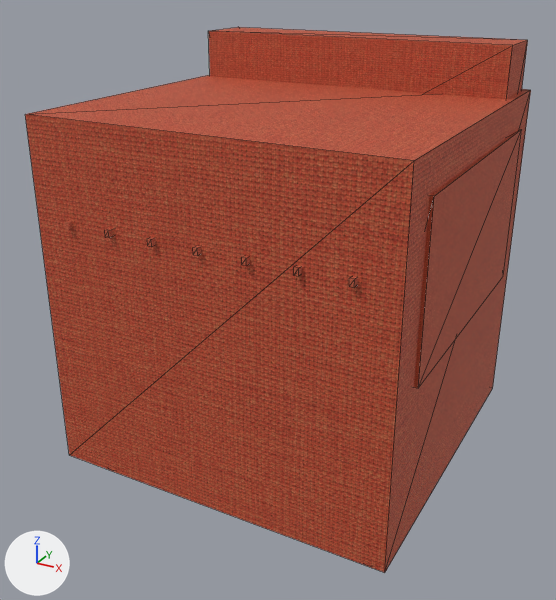
What one commit did to the glTF model assets/models/sofa.gltf.
One viewpoint serves both versions: a 50 mm camera at (0.967, -1.88, 0.842) aimed at (-0.029, -0.07, -0.063). The lights are fixed; the arrows at lower left show +X, +Y and +Z. The older version comes first. Mesh edges are drawn as thin lines on the coarser meshes.

Script lines for the objects in view, before the commit:
```python
me_sofa_accent_box = bpy.data.meshes.new('sofa_accent_box')
me_sofa_accent_box.from_pydata(...)  # a box spanning x -0.5..0.5, y -0.5..0.5, z -0.5..0.5
me_sofa_accent_box.materials.append(mat_accent)
me_sofa_base_box = bpy.data.meshes.new('sofa_base_box')
me_sofa_base_box.from_pydata(...)  # a box spanning x -0.5..0.5, y -0.5..0.5, z -0.5..0.5
me_sofa_base_box.materials.append(mat_base)
me_sofa_soft_box = bpy.data.meshes.new('sofa_soft_box')
me_sofa_soft_box.from_pydata(...)  # a box spanning x -0.5..0.5, y -0.5..0.5, z -0.5..0.5
me_sofa_soft_box.materials.append(mat_soft)
ob_armr = bpy.data.objects.new('armR', me_sofa_base_box)
ob_armr.parent = ob_sofa
ob_armr.location = (0.47, 0.0, 0.18)
ob_armr.scale = (0.08, 0.78, 0.45)
ob_body = bpy.data.objects.new('body', me_sofa_base_box)
ob_body.parent = ob_sofa
ob_body.location = (0.0, 0.0, 0.0)
ob_cushionl = bpy.data.objects.new('cushionL', me_sofa_accent_box)
ob_cushionl.parent = ob_sofa
ob_cushionl.location = (-0.24, 0.18, 0.28)
ob_cushionl.scale = (0.4, 0.18, 0.38)
ob_cushionr = bpy.data.objects.new('cushionR', me_sofa_soft_box)
ob_cushionr.parent = ob_sofa
ob_cushionr.location = (0.24, 0.18, 0.28)
ob_cushionr.scale = (0.4, 0.18, 0.38)
# also in view: 'back' at (0.0, 0.38, 0.35)
```
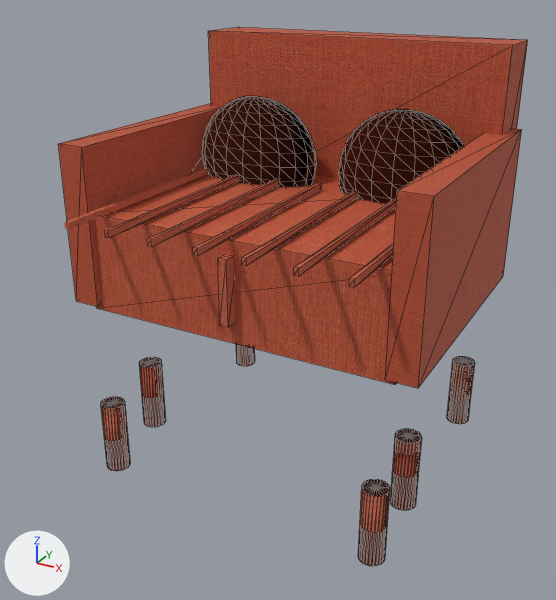
Boxes (x1, y1, x2, y2) around the edits, measured in the pictures (556 x 600 px):
'body', deleted (red)
    before: (25, 75, 531, 573)
'cushionL', reshaped (not visible before)
    after: (202, 96, 316, 187)
'cushionR', reshaped (not visible before)
    after: (338, 110, 464, 204)
'sofa_leg_0.43', added (brown)
    after: (390, 428, 422, 510)
'sofa_leg_-0.43', added
    after: (139, 357, 165, 427)
'seat', unchanged, uncovered by the edit
    after: (93, 174, 396, 385)
'armL', unchanged, uncovered by the edit
    after: (58, 103, 221, 307)
'foot_3', unchanged, uncovered by the edit
    after: (358, 479, 390, 566)
'foot_2', unchanged, uncovered by the edit
    after: (101, 397, 130, 471)

Edits to the bpy script that builds the scene:
```text
Add me_sofa_soft_sphere:
    me_sofa_soft_sphere.from_pydata(...)  # 295 vertices, 540 faces; spans x -0.5..0.5, y -0.5..0.5, z -0.5..0.5
    me_sofa_soft_sphere.materials.append(mat_soft)
Add me_sofa_base_cylinder:
    me_sofa_base_cylinder.from_pydata(...)  # 52 vertices, 96 faces; spans x -0.5..0.5, y -0.5..0.5, z -0.5..0.5
    me_sofa_base_cylinder.materials.append(mat_base)
Remove ob_body:
    ob_body = bpy.data.objects.new('body', me_sofa_base_box)
    ob_body.parent = ob_sofa
    ob_body.location = (0.0, 0.0, 0.0)
Change ob_cushionl:
    ob_cushionl: bpy.data.objects.new('cushionL', me_sofa_accent_box) -> bpy.data.objects.new('cushionL', me_sofa_accent_sphere)
Change ob_cushionr:
    ob_cushionr: bpy.data.objects.new('cushionR', me_sofa_soft_box) -> bpy.data.objects.new('cushionR', me_sofa_soft_sphere)
Add ob_sofa_leg_0_43:
    ob_sofa_leg_0_43 = bpy.data.objects.new('sofa_leg_0.43', me_sofa_base_cylinder)
    ob_sofa_leg_0_43.parent = ob_sofa
    ob_sofa_leg_0_43.location = (0.43, -0.18, -0.43)
    ob_sofa_leg_0_43.scale = (0.07, 0.07, 0.22)
Add ob_sofa_leg__0_43:
    ob_sofa_leg__0_43 = bpy.data.objects.new('sofa_leg_-0.43', me_sofa_base_cylinder)
    ob_sofa_leg__0_43.parent = ob_sofa
    ob_sofa_leg__0_43.location = (-0.43, -0.18, -0.43)
    ob_sofa_leg__0_43.scale = (0.07, 0.07, 0.22)
```
